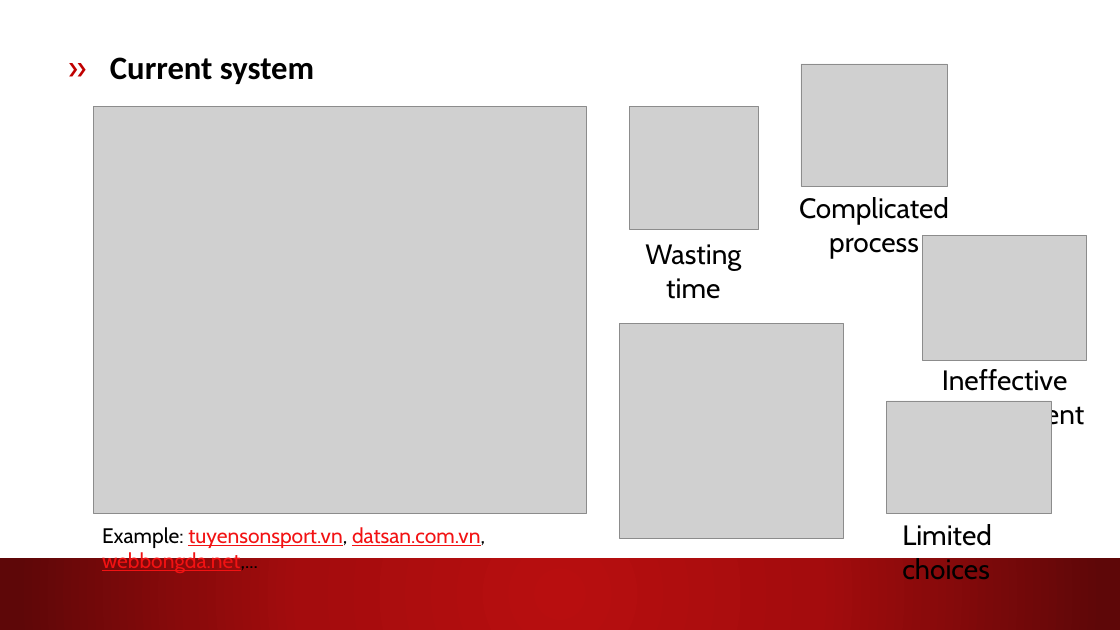
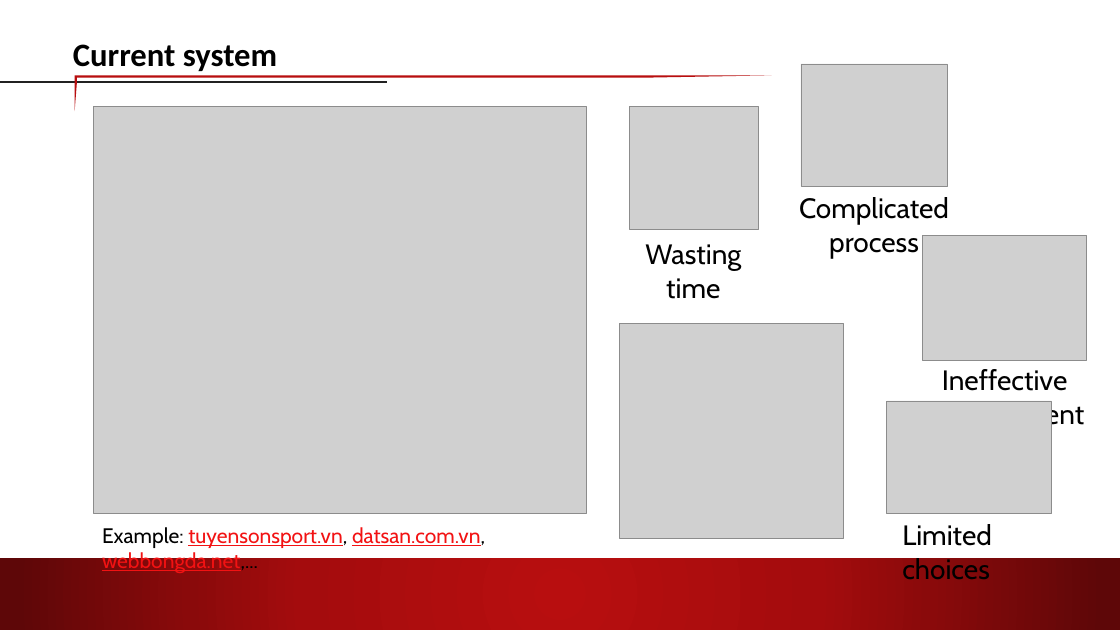
Before and after one commit to lighting92/football-pitches-booking, a slide deck: slide 5 of Material/ThinhND/FPB_CP_Presentation.pptx. Drawn at 1120x630 pixels with LibreOffice and Linux fonts; fonts in the diff are those of the drawing; grey boxes stand for pictures; background and template pictures are left out. Boxes give left, top, right and bottom in pixels: in the first picture for what was removed or moved away, otherwise in the second. Text is boxed around its words. In the diff, an @@ line names an element or a change of style, - is before the commit and + after.

```diff
--- a/Material/ThinhND/FPB_CP_Presentation.pptx
+++ b/Material/ThinhND/FPB_CP_Presentation.pptx
@@ text at box(73, 44, 277, 71): text changed @@
-» Current system
+Current system
@@ line added from (0, 82) to (386, 82), #212121 2.25 pt @@
@@ freeform shape added at box(75, 76, 772, 112), fill #B80E0F @@
```
Also in this commit, not shown: 5 other slides changed, 1 slide added, 1 slide removed.
